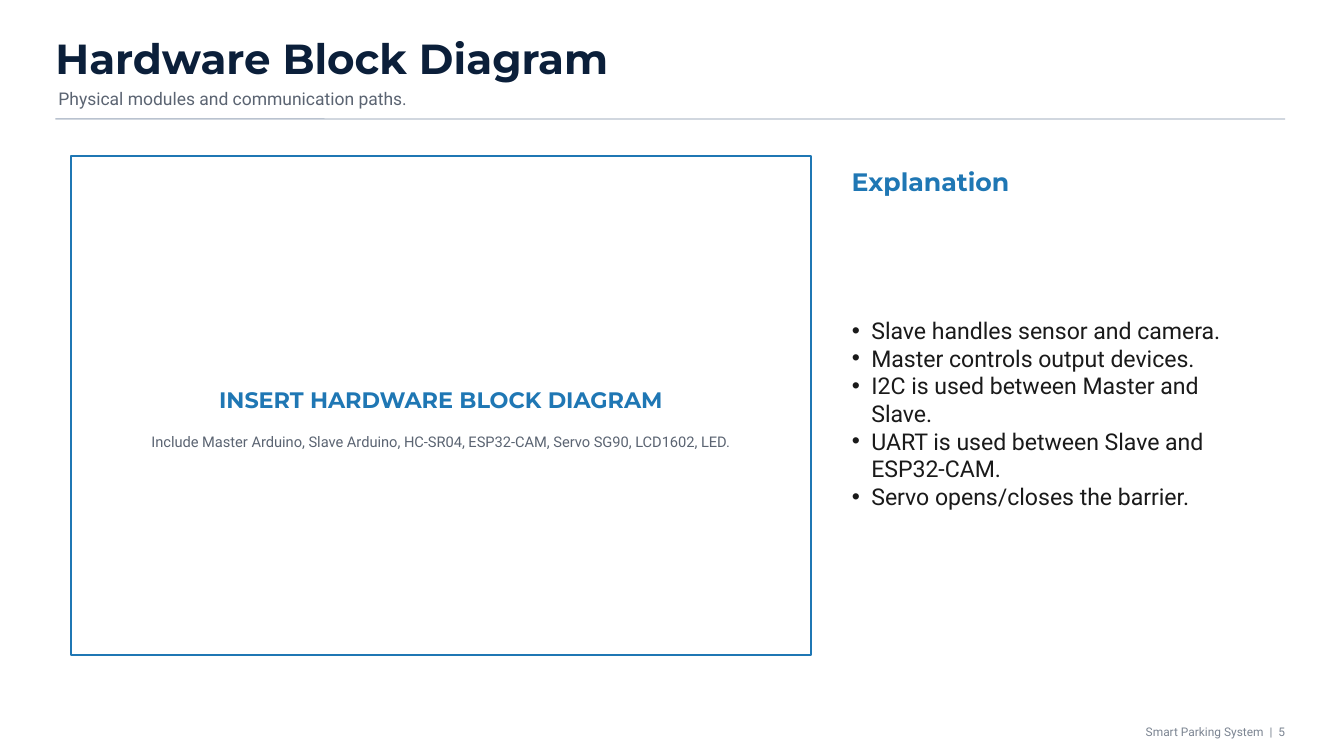
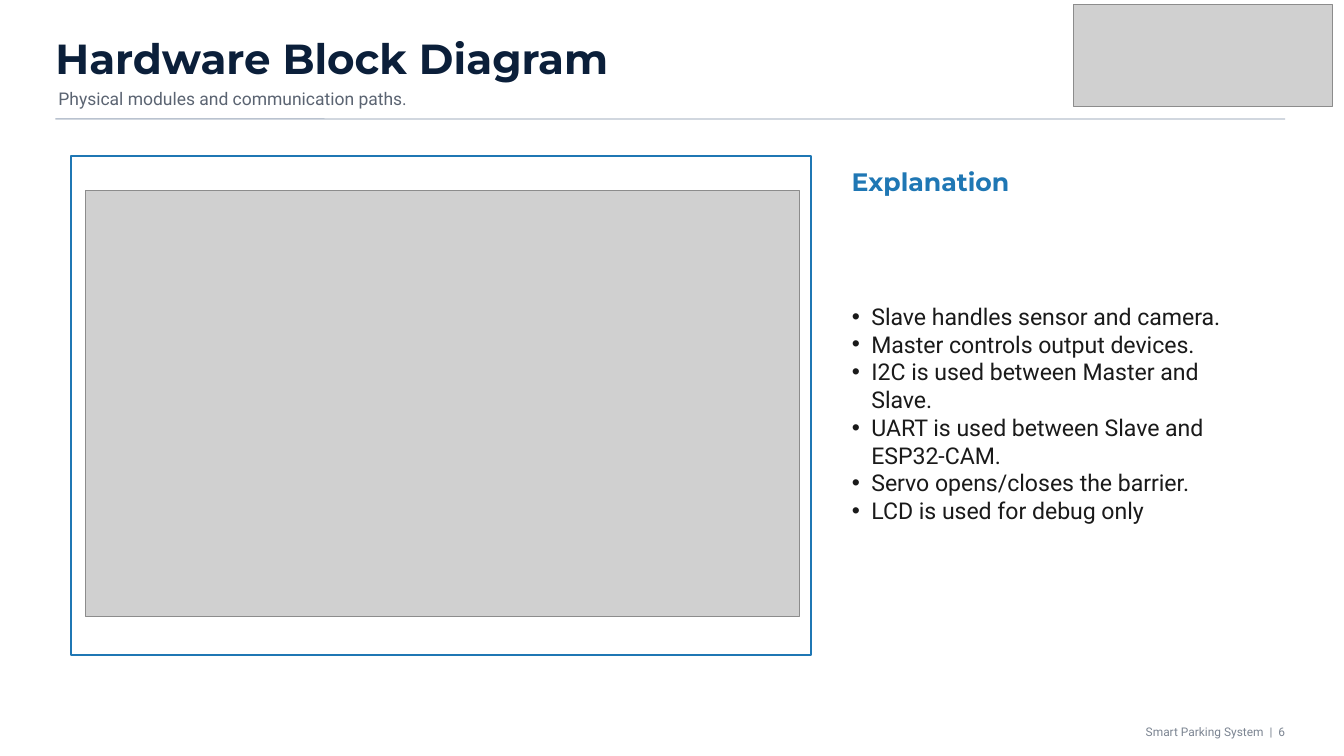
Before and after one commit to RyugaWork/IOT_SU26-Smark-parking-system-with-AI-and-Dashboard, a slide deck: slide 6 of Presentation/Smart_Parking_Presentation_Basic.pptx (slide 5 before the commit). Drawn at 1344x756 pixels with LibreOffice and Linux fonts; fonts in the diff are those of the drawing; grey boxes stand for pictures. Boxes give left, top, right and bottom in pixels: in the first picture for what was removed or moved away, otherwise in the second. Text is boxed around its words. In the diff, an @@ line names an element or a change of style, - is before the commit and + after.

```diff
--- a/Presentation/Smart_Parking_Presentation_Basic.pptx
+++ b/Presentation/Smart_Parking_Presentation_Basic.pptx
@@ picture added at (1074, 5, 1334, 107) @@
@@ picture added at (86, 191, 800, 617) @@
@@ text removed at (219, 392, 663, 409) @@
-INSERT HARDWARE BLOCK DIAGRAM
@@ text removed at (151, 436, 730, 449) @@
-Include Master Arduino, Slave Arduino, HC-SR04, ESP32-CAM, Servo SG90, LCD1602, LED.
@@ text at (871, 501, 1143, 524): paragraph added @@
+• LCD is used for debug only
```
Also in this commit, not shown: 10 other slides changed, 4 slides added, 3 other files.
